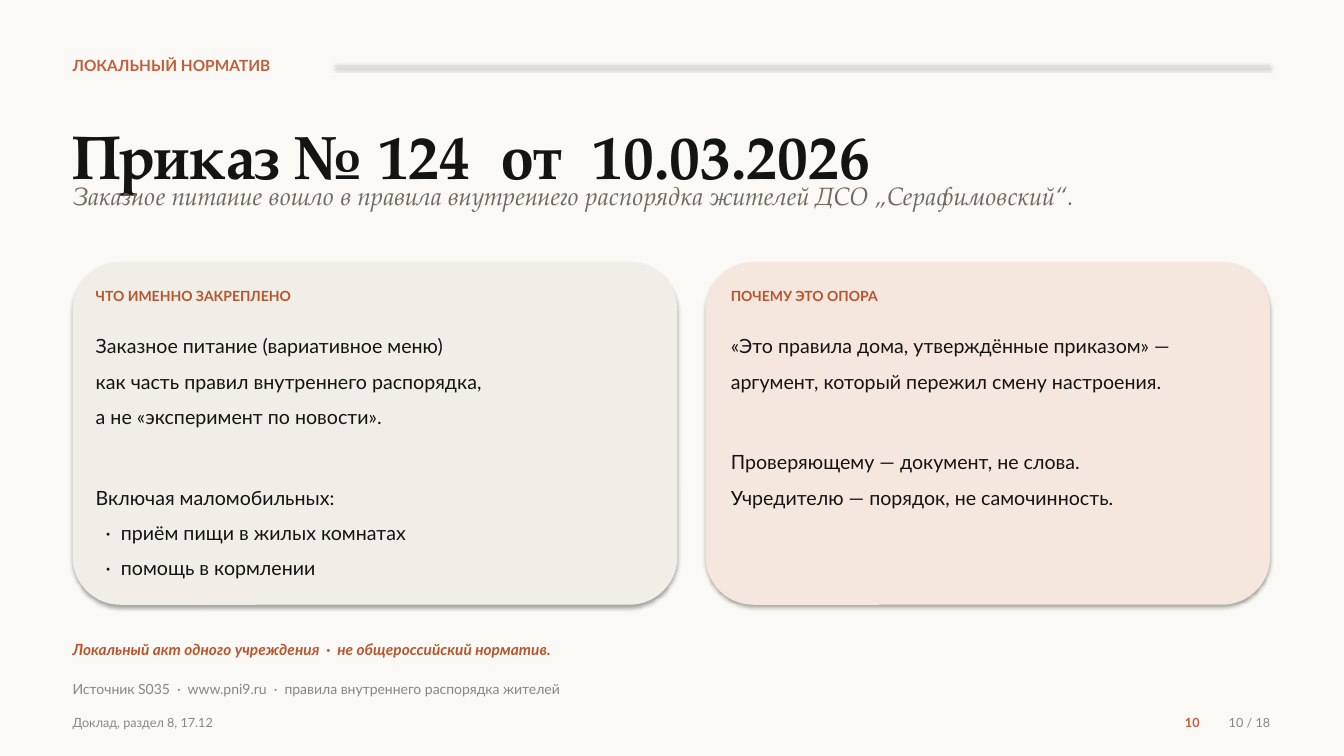
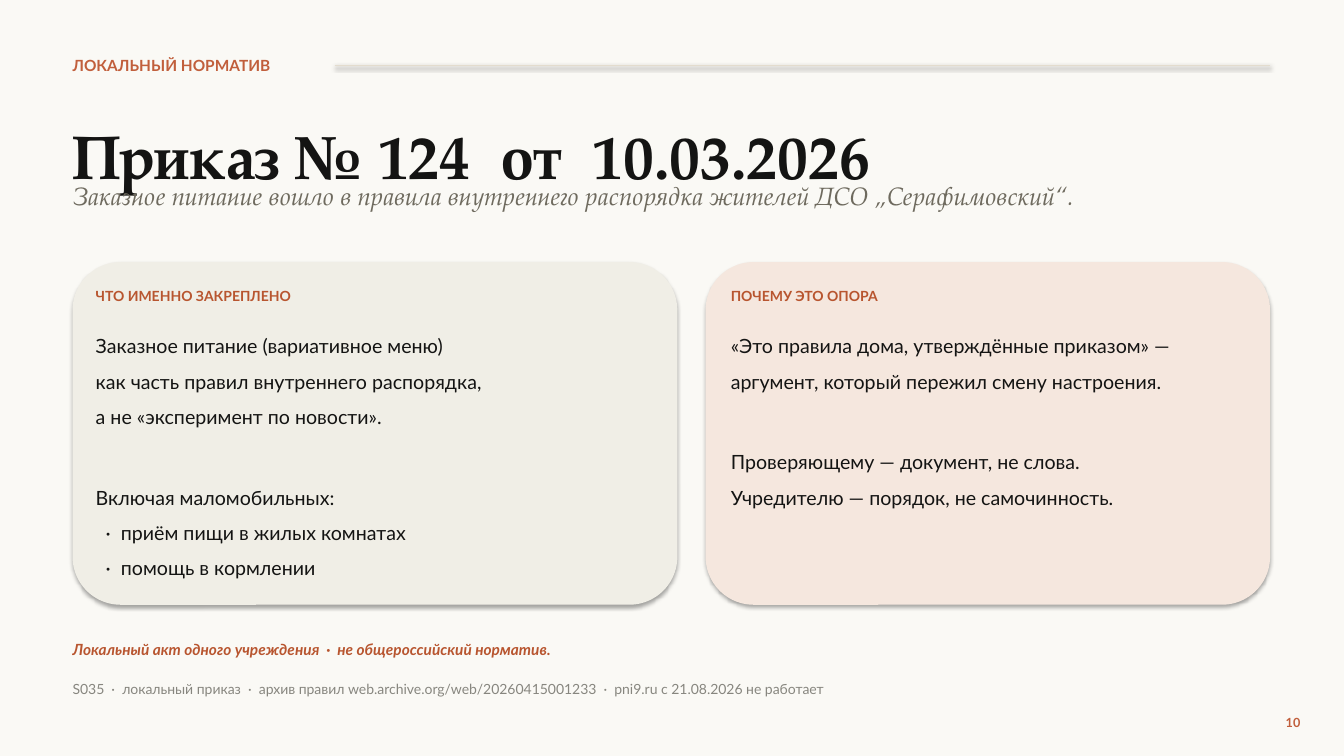
Before and after one commit to qlolp/seminar-variable-food-2026, a slide deck: slide 10 of 02_презентация/презентация_v6/Презентация_v6_Не_просто_накормить.pptx. Drawn at 1344x756 pixels with LibreOffice and Linux fonts; fonts in the diff are those of the drawing. Boxes give left, top, right and bottom in pixels: in the first picture for what was removed or moved away, otherwise in the second. Text is boxed around its words. In the diff, an @@ line names an element or a change of style, - is before the commit and + after.

```diff
--- a/02_презентация/презентация_v6/Презентация_v6_Не_просто_накормить.pptx
+++ b/02_презентация/презентация_v6/Презентация_v6_Не_просто_накормить.pptx
@@ text at box(73, 684, 824, 697): text changed @@
-Источник S035 · www.pni9.ru · правила внутреннего распорядка жителей
+S035 · локальный приказ · архив правил web.archive.org/web/20260415001233 · pni9.ru с 21.08.2026 не работает
@@ text removed at box(73, 718, 213, 729) @@
-Доклад, раздел 8, 17.12
@@ text removed at box(1229, 718, 1271, 727) @@
-10 / 18
@@ text "10": place and size @@
-text "10" at box(1185, 718, 1200, 727)
+text "10" at box(1286, 718, 1301, 727)
```
Also in this commit, not shown: 29 other slides changed, 22 other files.
